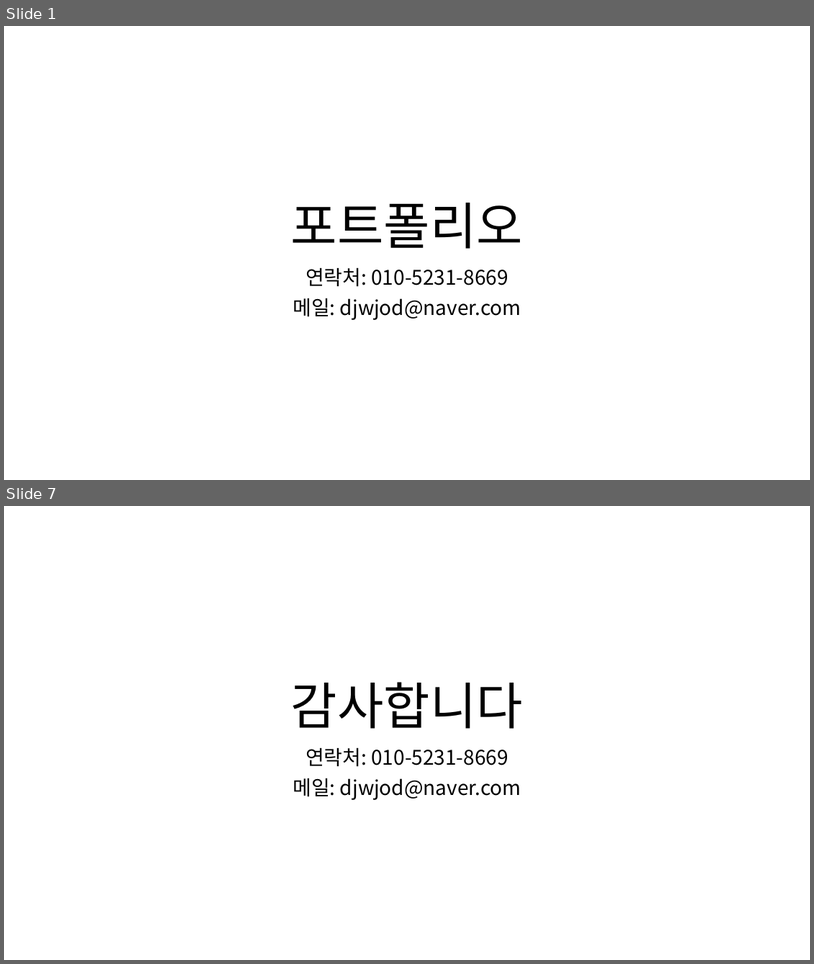
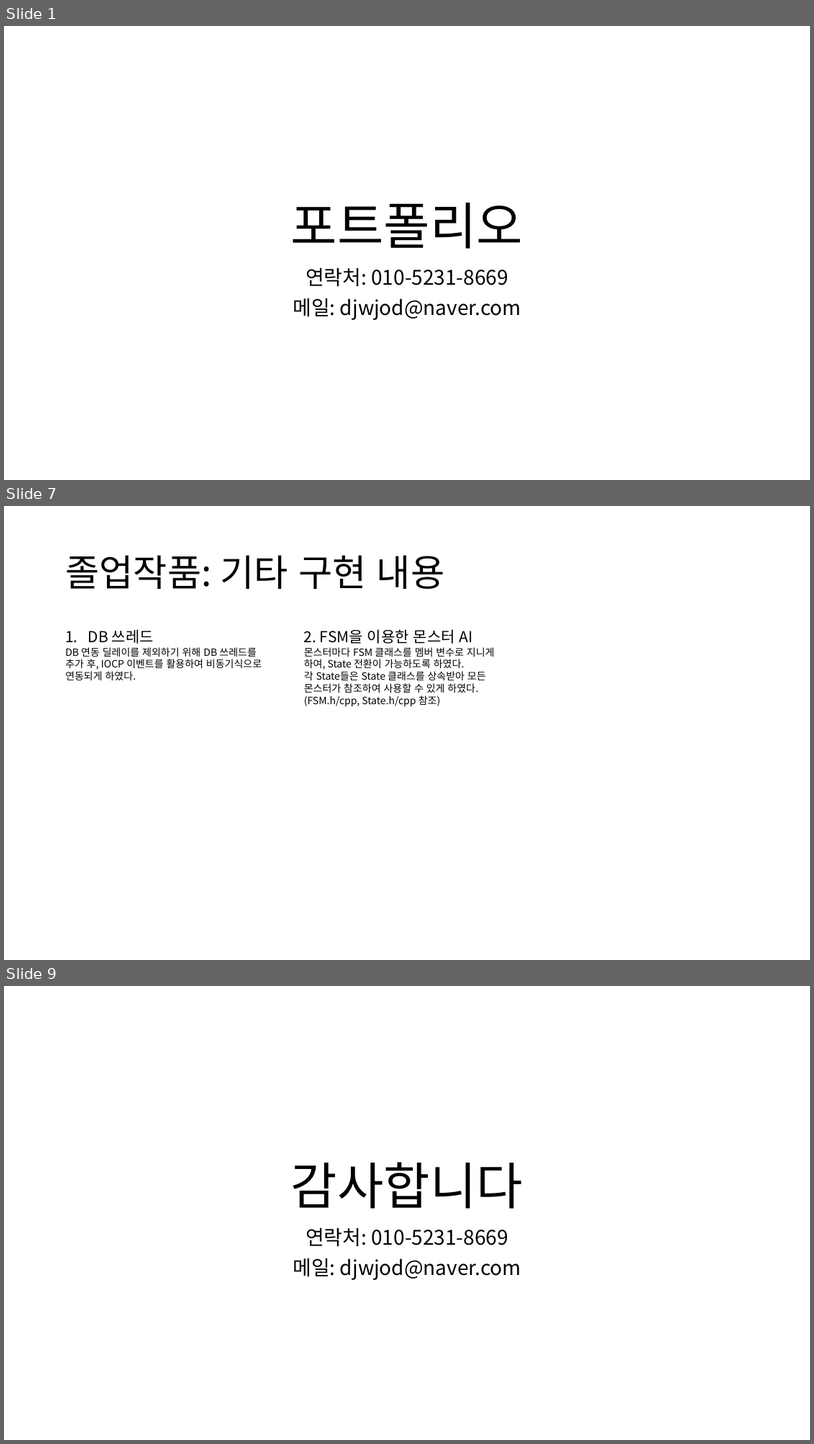
Before and after one commit to kimi5231/B1A2_project, a slide deck: 포트폴리오/임수영/포트폴리오.pptx. Shown one above the other, each under a label of ours: slides 1 and 7 before the commit, slides 1, 7 and 9 after it; the slides between them are not shown. The pictures are 814x964 and 814x1444 pixels, drawn with LibreOffice and Linux fonts; fonts in the diff are those of the drawing. Boxes give left, top, right and bottom in pixels: in the first picture for what was removed or moved away, otherwise in the second. Text is boxed around its words. In the diff, an @@ line names an element or a change of style, - is before the commit and + after.

```diff
--- a/포트폴리오/임수영/포트폴리오.pptx
+++ b/포트폴리오/임수영/포트폴리오.pptx
@@ slide 7 added at (x1=4, y1=506, x2=810, y2=960), background #FFFFFF @@
@@ title added at (x1=65, y1=555, x2=445, y2=589), 44 pt, text #000000 @@
+졸업작품: 기타 구현 내용
@@ text added at (x1=65, y1=629, x2=262, y2=680), 12 pt, text #000000 @@
+1. DB 쓰레드
+DB 연동 딜레이를 제외하기 위해 DB 쓰레드를 추가 후, IOCP 이벤트를 활용하여 비동기식으로 연동되게 하였다.
@@ text added at (x1=304, y1=629, x2=495, y2=707), 12 pt, text #000000 @@
+2. FSM을 이용한 몬스터 AI
+몬스터마다 FSM 클래스를 멤버 변수로 지니게 하여, State 전환이 가능하도록 하였다.
+각 State들은 State 클래스를 상속받아 모든 몬스터가 참조하여 사용할 수 있게 하였다.
+(FSM.h/cpp, State.h/cpp 참조)
@@ what was slide 7 is now slide 9 @@
```
Also in this commit, not shown: 5 slides changed, 1 other slide added.
